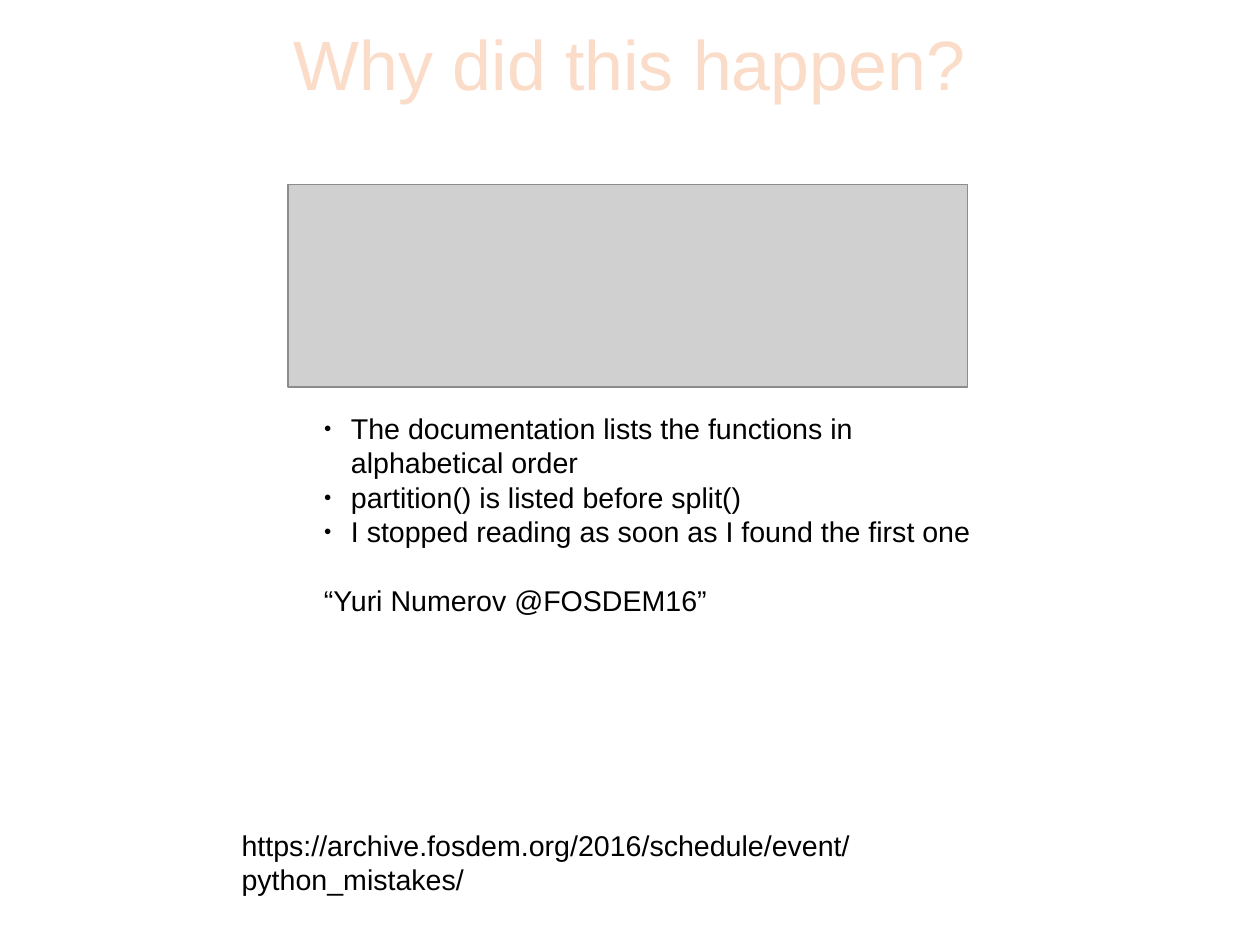
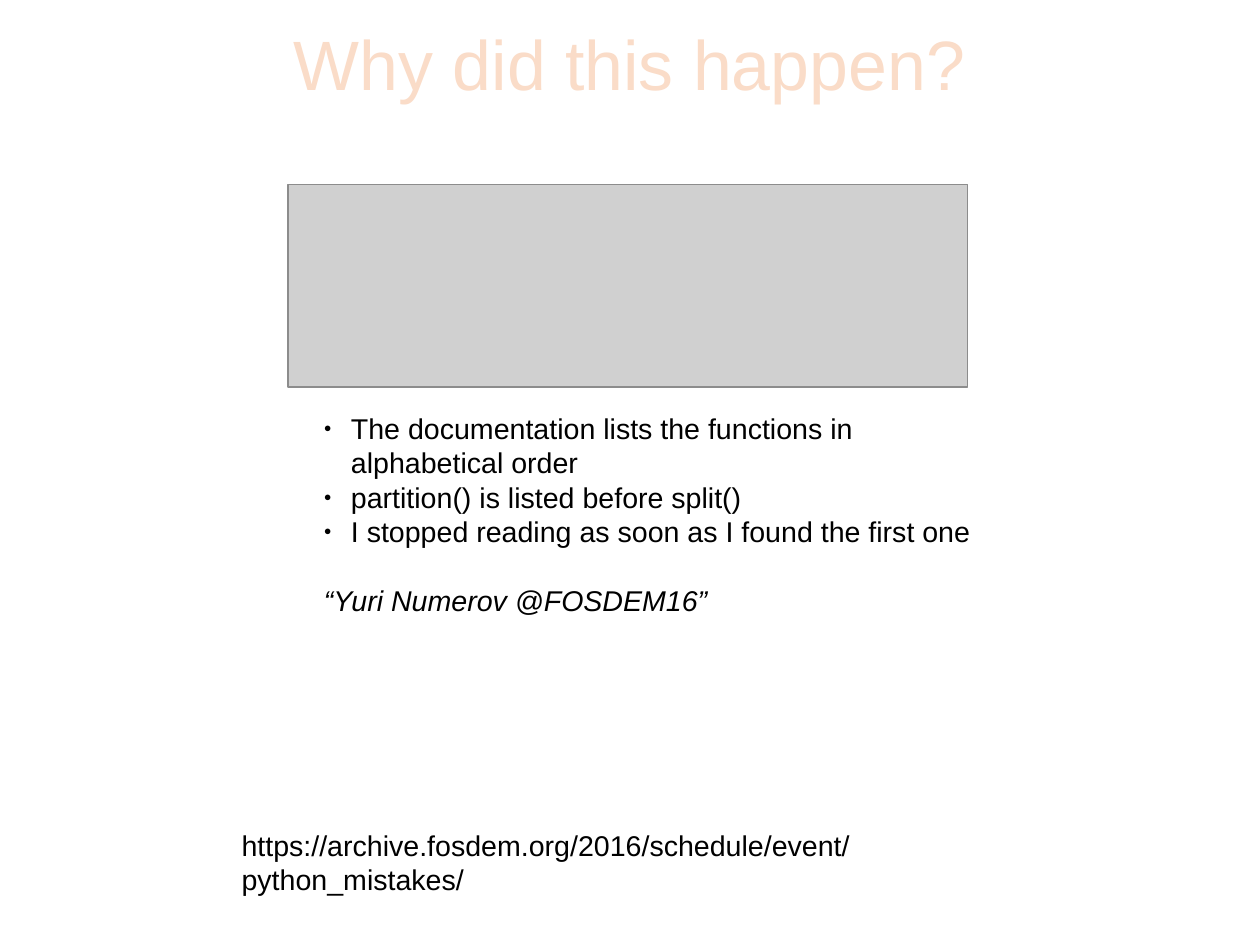
Before and after one commit to sphaero/workshops, a slide deck: slide 8 of PythonFu/presentation.odp. Drawn at 1260x945 pixels with LibreOffice and Linux fonts; fonts in the diff are those of the drawing; grey boxes stand for pictures; background and template pictures are left out. Boxes give left, top, right and bottom in pixels: in the first picture for what was removed or moved away, otherwise in the second. Text is boxed around its words. In the diff, an @@ line names an element or a change of style, - is before the commit and + after.

```diff
--- a/PythonFu/presentation.odp
+++ b/PythonFu/presentation.odp
@@ text at [324,590,707,615]: italic on in "“Yuri Numerov @FOSDEM16”" @@
```
Also in this commit, not shown: 1 other slide changed, 1 other file.
